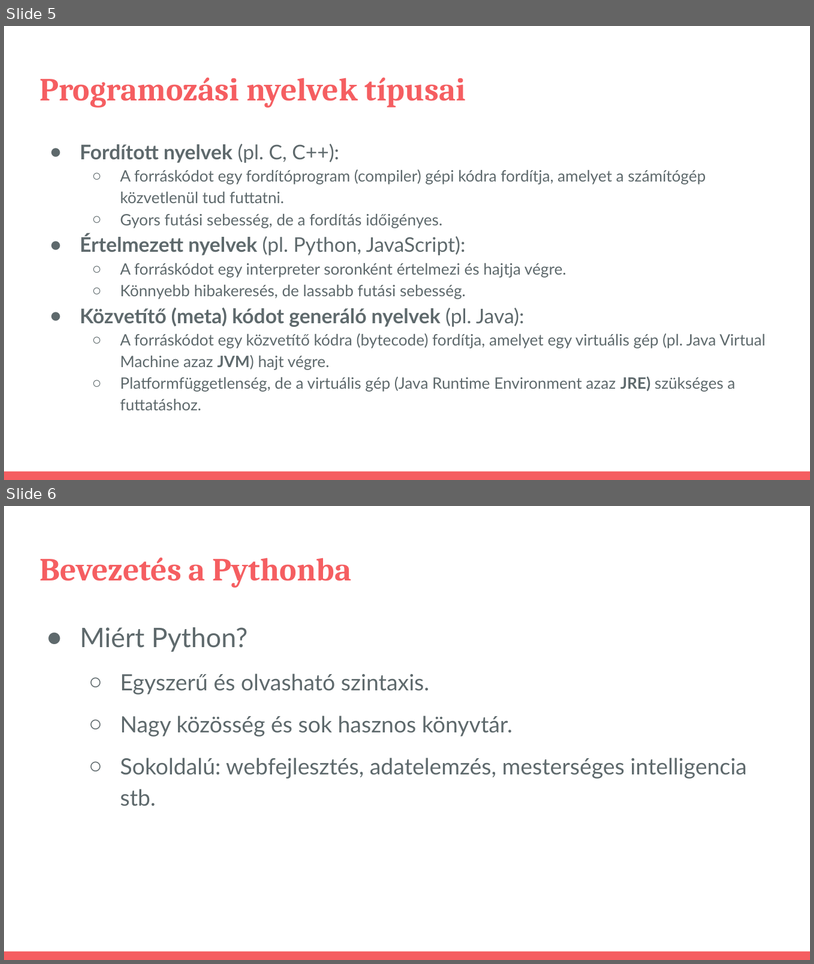
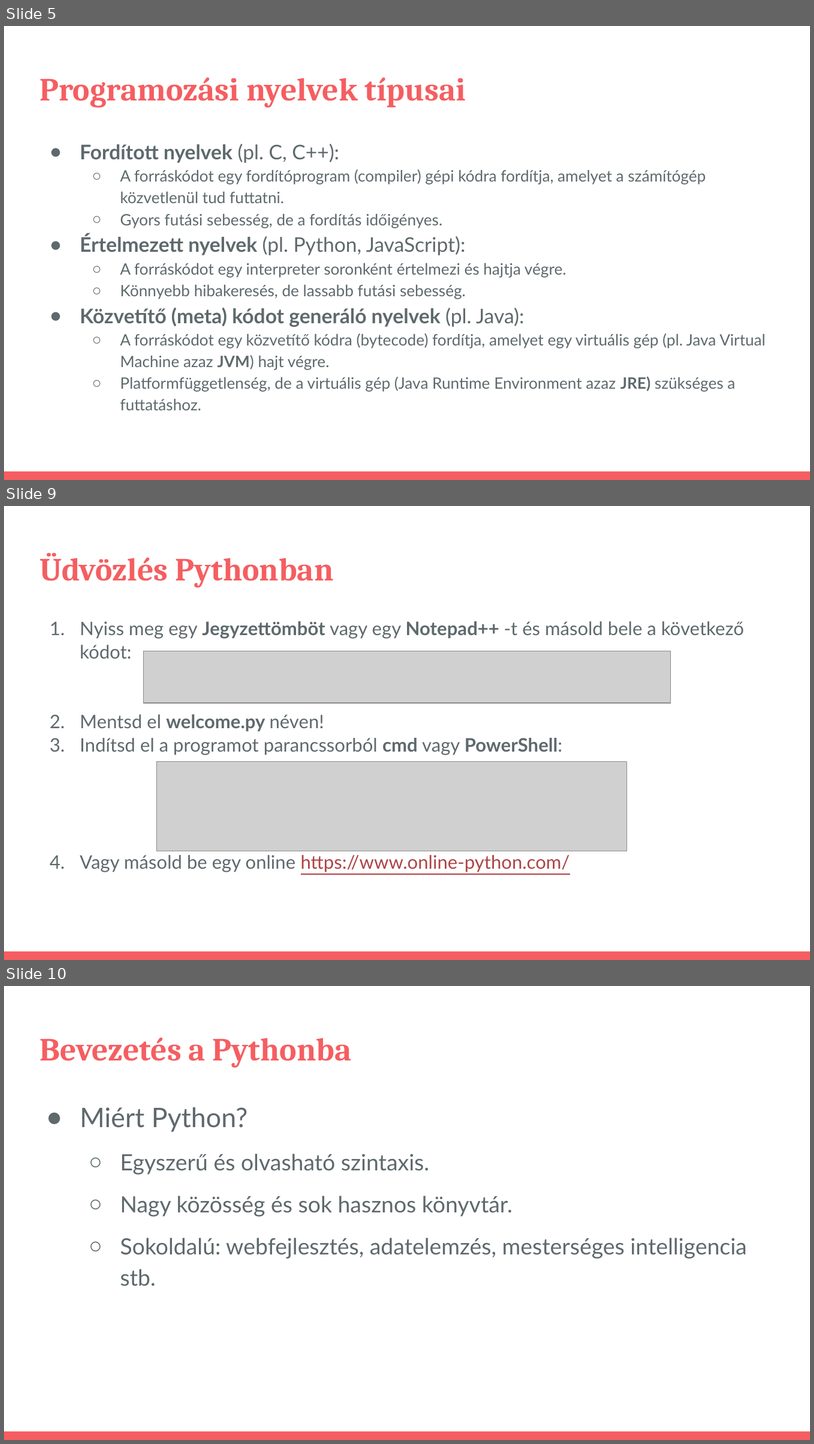
Before and after one commit to pisti72/infoka, a slide deck: prog/Bevezetés a Programozás Világába.pptx. Shown one above the other, each under a label of ours: slides 5 and 6 before the commit, slides 5, 9 and 10 after it; the slides between them are not shown. The pictures are 814x964 and 814x1444 pixels, drawn with LibreOffice and Linux fonts; fonts in the diff are those of the drawing; grey boxes stand for pictures. Boxes give left, top, right and bottom in pixels: in the first picture for what was removed or moved away, otherwise in the second. Text is boxed around its words. In the diff, an @@ line names an element or a change of style, - is before the commit and + after.

Commit message:
excel bugfixes and prog 3 lang welcome added

```diff
--- a/prog/Bevezetés a Programozás Világába.pptx
+++ b/prog/Bevezetés a Programozás Világába.pptx
@@ slide 9 added at box(4, 506, 810, 960), background #FFFFFF; not listed: 1 template element that a slide beside it also shows @@
@@ title added at box(39, 553, 334, 588), 28.8 pt, text #F55E61, bold @@
+Üdvözlés Pythonban
@@ text added at box(80, 621, 744, 872), 16.6 pt, text #5E696C @@
+1. Nyiss meg egy Jegyzettömböt vagy egy Notepad++ -t és másold bele a következő kódot:
+2. Mentsd el welcome.py néven!
+3. Indítsd el a programot parancssorból cmd vagy PowerShell:
+4. Vagy másold be egy online https://www.online-python.com/
@@ picture added at box(144, 651, 671, 703) @@
@@ picture added at box(157, 762, 627, 851) @@
@@ what was slide 6 is now slide 10 @@
```
Also in this commit, not shown: 2 slides changed, 3 other slides added, 11 other files.
